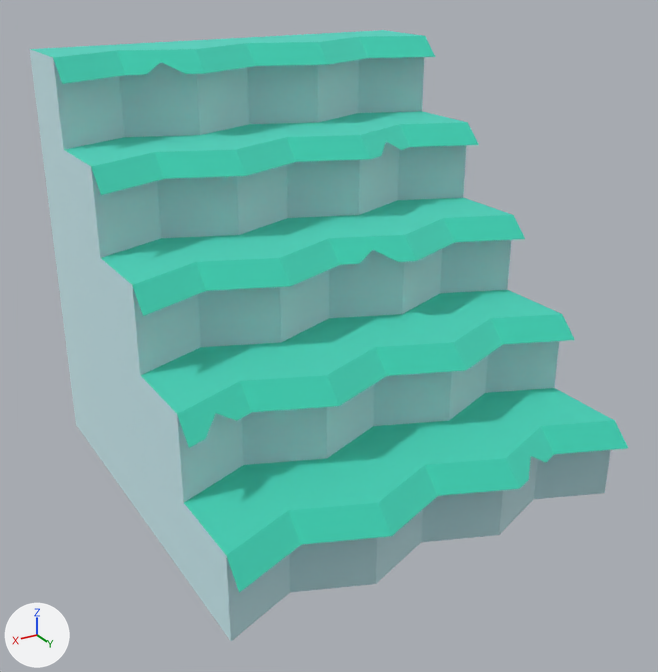
Two versions of the glTF model public/models/nf2/nature/cliff_steps_stone.glb, one commit apart.
Both versions are drawn from a camera (50 mm lens) standing at (1.047, 1.777, 1.176) and looking at (0.025, 0.073, 0.324). The lights are fixed; the arrows at lower left show +X, +Y and +Z. The older version comes first. Where no turn or scale is listed for an object, it has been applied to the vertices.

The first picture shows 'cliff_steps_stone'.
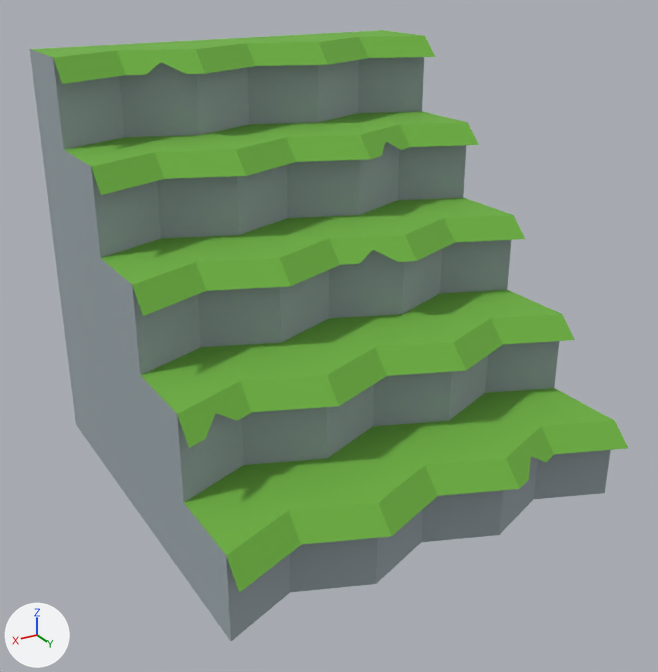
Edits to the scene script, one JSON object a line:
```json
{"op": "set", "path": "mat_stone.metallic", "old": "1.0", "new": "0.0"}
{"op": "set", "path": "mat_stone.base_color", "old": "(0.722, 0.886, 0.91)", "new": "(0.323, 0.381, 0.407)", "note": "pale blue #ddf2f5 -> grey #9aa6ab"}
{"op": "set", "path": "mat_grass.metallic", "old": "1.0", "new": "0.0"}
{"op": "set", "path": "mat_grass.base_color", "old": "(0.173, 0.847, 0.722)", "new": "(0.159, 0.451, 0.0513)", "note": "cyan #73eddd -> green #6fb340"}
{"op": "remove", "block": "ob_tmpparent", "code": ["ob_tmpparent = bpy.data.objects.new('tmpParent', None)", "ob_tmpparent.location = (0.0, 0.0, 0.0)"]}
```

What differs and where, as boxes [x1, y1, x2, y2] in the pictures (658 x 672 px):
```json
{"object": "cliff_steps_stone", "change": "recoloured, surface changed", "before": [30, 30, 628, 641], "after": [30, 30, 628, 641], "on screen": "darker"}
```
